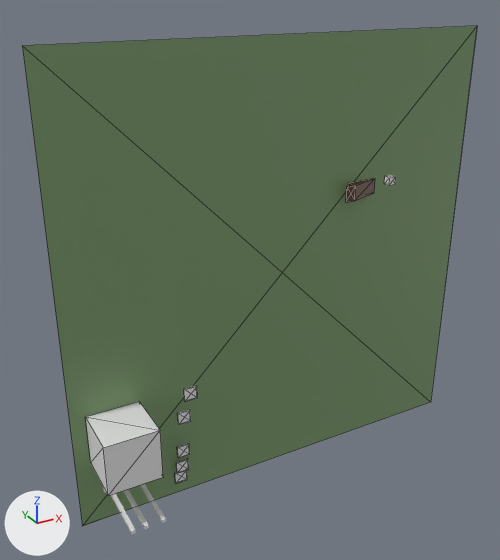
Before and after pictures for a commit that changed the glTF model data/models/game7_testmap00.glb.
Rendered twice from a camera (50 mm lens) standing at (-89.4, -144.8, 72.3) and looking at (-10.7, -1.7, 0.8). Every picture has the same lights, and +X, +Y and +Z are marked at lower left. Mesh edges are drawn as thin lines on the coarser meshes. Vertices at the same position are counted once.

Names of what the first picture shows: 'green cube', 'white cube'.
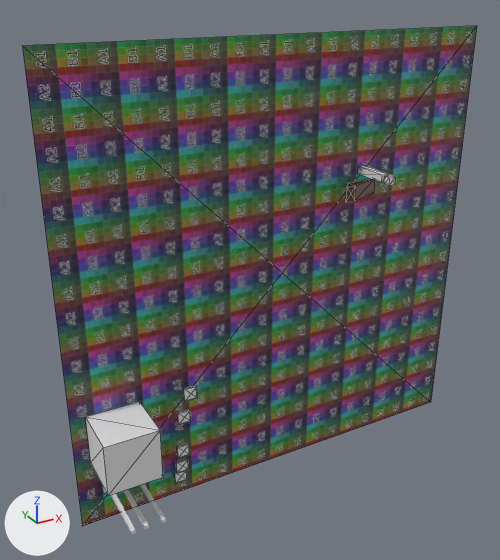
What differs and where, as boxes [x1, y1, x2, y2] in the pictures (500 x 560 px):
```json
{"object": "white cube", "change": "surface changed", "before": [22, 26, 477, 526], "after": [22, 26, 477, 526]}
{"object": "Cube", "change": "added", "after": [358, 165, 388, 183]}
```

The change, as JSON lines over the scene's bpy script:
```json
{"op": "add", "block": "img_color_grid", "code": ["img_color_grid = load_image('color_grid', '_unpacked/color_grid', 256, 256, 'sRGB')"]}
{"op": "remove", "block": "mat_material", "code": "mat_material.base_color = (0.206, 0.328, 0.156)  # green #7d9b6e"}
{"op": "add", "block": "mat_material", "code": "mat_material.texture = img_color_grid"}
{"block": "me_cube", "where": "# used by ob_white_cube; location = (0.0, 0.0, 0.0)"}
{"op": "remove", "block": "me_cube", "code": "me_cube.from_pydata(...)  # 8 vertices, 12 faces; spans x -60.0..60.0, y 0.0, z -60.0..60.0"}
{"op": "add", "block": "me_cube", "code": "me_cube.from_pydata(...)  # 8 vertices, 12 faces; spans x -60.0..60.0, y 0.0..0.1, z -60.0..60.0"}
{"block": "me_cube", "change": "me_cube part 1: texture (UV) coordinates of 12 of 12 faces, centred in x -60.0..60.0, y 0.0, z -60.0..60.0, changed; they spanned u 0.12..0.88, v 0.0..1.0 and now span u -3.98..5.48, v -7.95..10.95"}
{"op": "add", "block": "me_cube_015", "code": ["me_cube_015 = bpy.data.meshes.new('Cube.015')", "me_cube_015.from_pydata(...)  # a box spanning x 23.0..25.0, y -10.0..0.0, z 24.0..26.0"]}
{"op": "add", "block": "ob_cube", "code": ["ob_cube = bpy.data.objects.new('Cube', me_cube_015)", "ob_cube.location = (0.0, 0.0, 0.0)"]}
```
